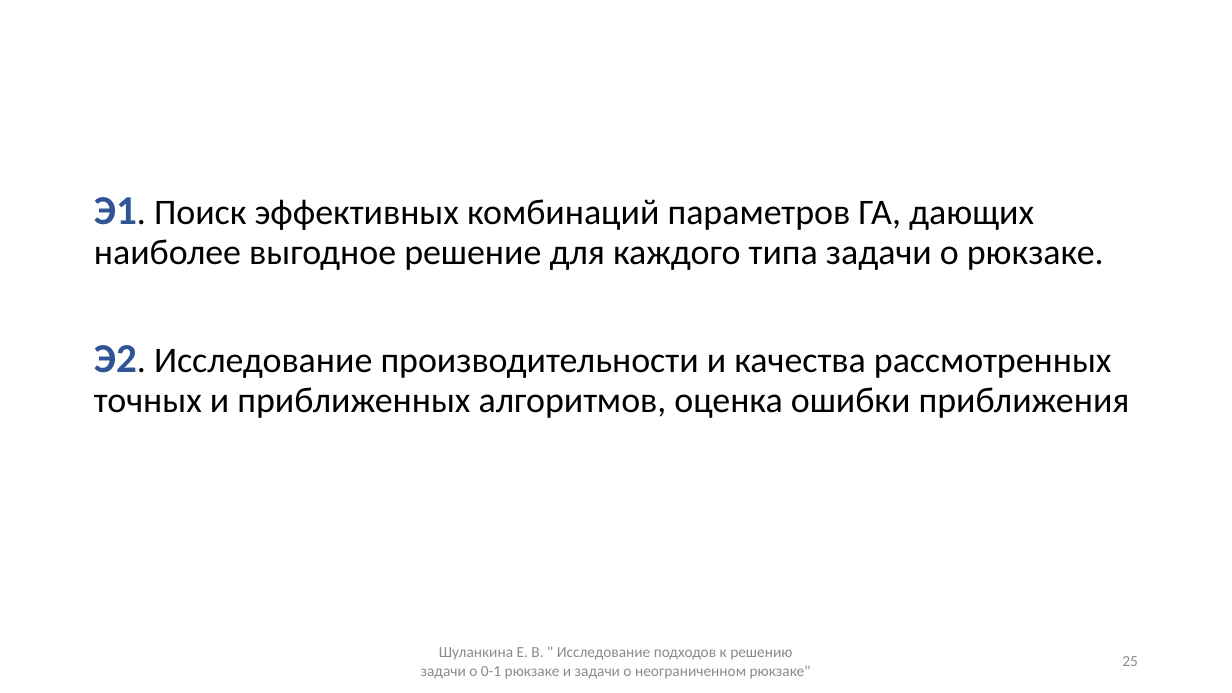
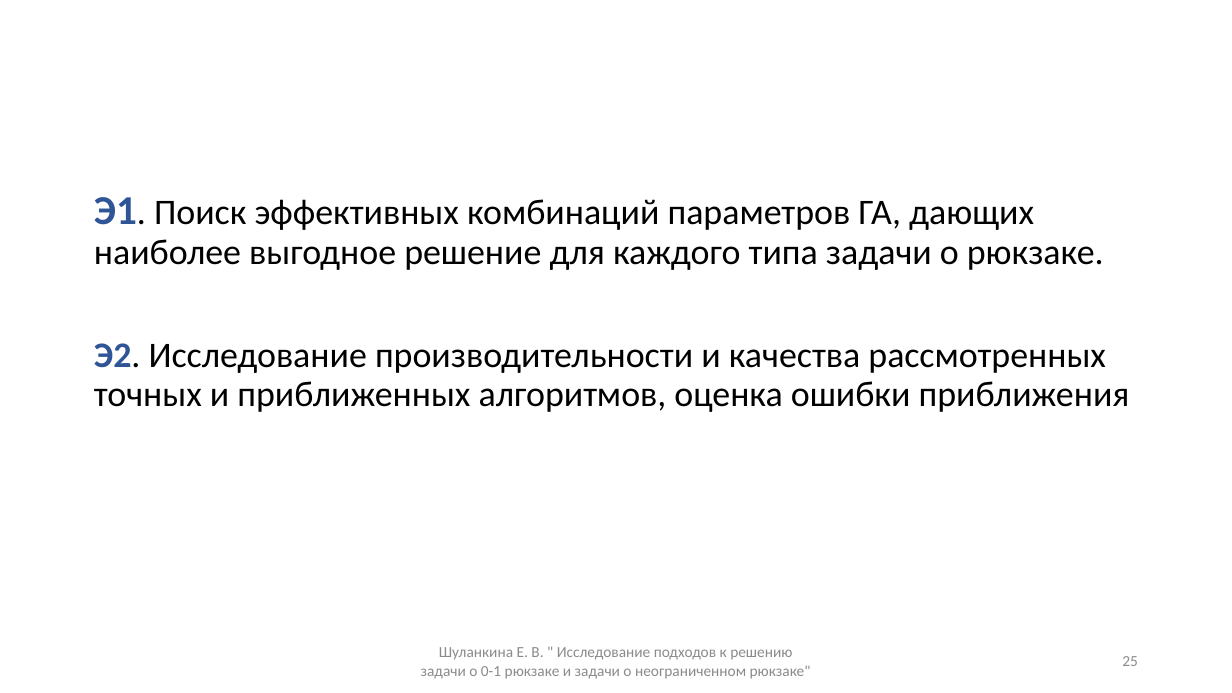
Before and after one commit to ElizJogar/Knapsack-Problems, a slide deck: slide 25 of docs/master_diploma.pptx. Drawn at 1232x693 pixels with LibreOffice and Linux fonts; fonts in the diff are those of the drawing. Boxes give left, top, right and bottom in pixels: in the first picture for what was removed or moved away, otherwise in the second. Text is boxed around its words. In the diff, an @@ line names an element or a change of style, - is before the commit and + after.

```diff
--- a/docs/master_diploma.pptx
+++ b/docs/master_diploma.pptx
@@ text at (94,343,1130,412): size 32 to 28 pt in "Э2." @@
```
Also in this commit, not shown: 8 other slides changed, 4 slides added, 3 slides removed, 2 other files.
